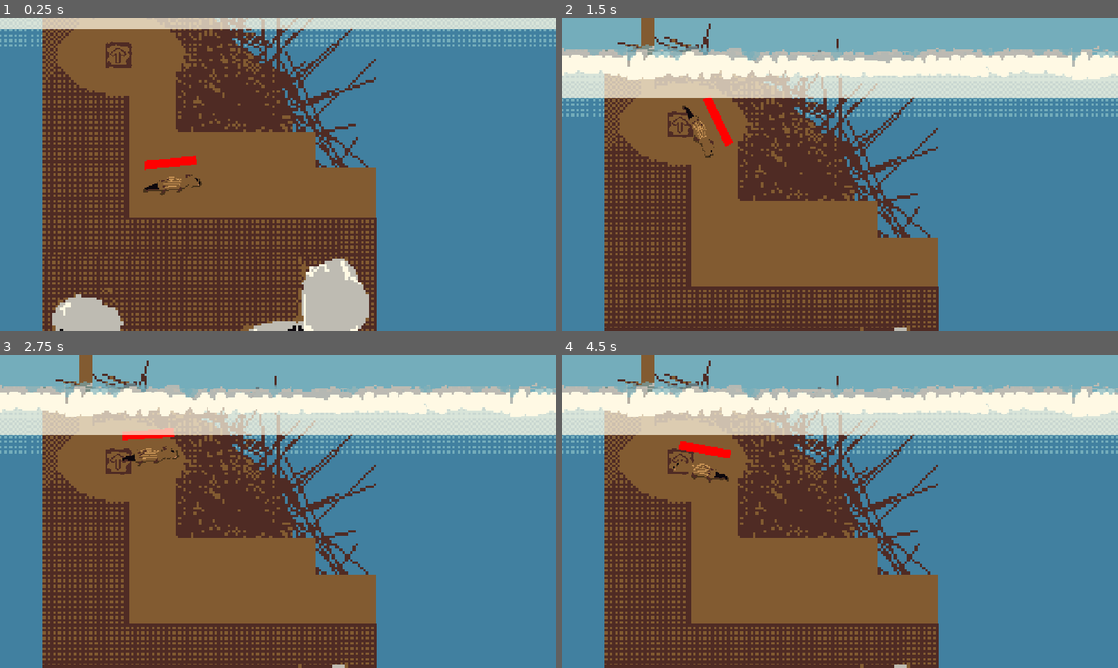
Above: before the commit, frames 1-4 (two rows, left to right).
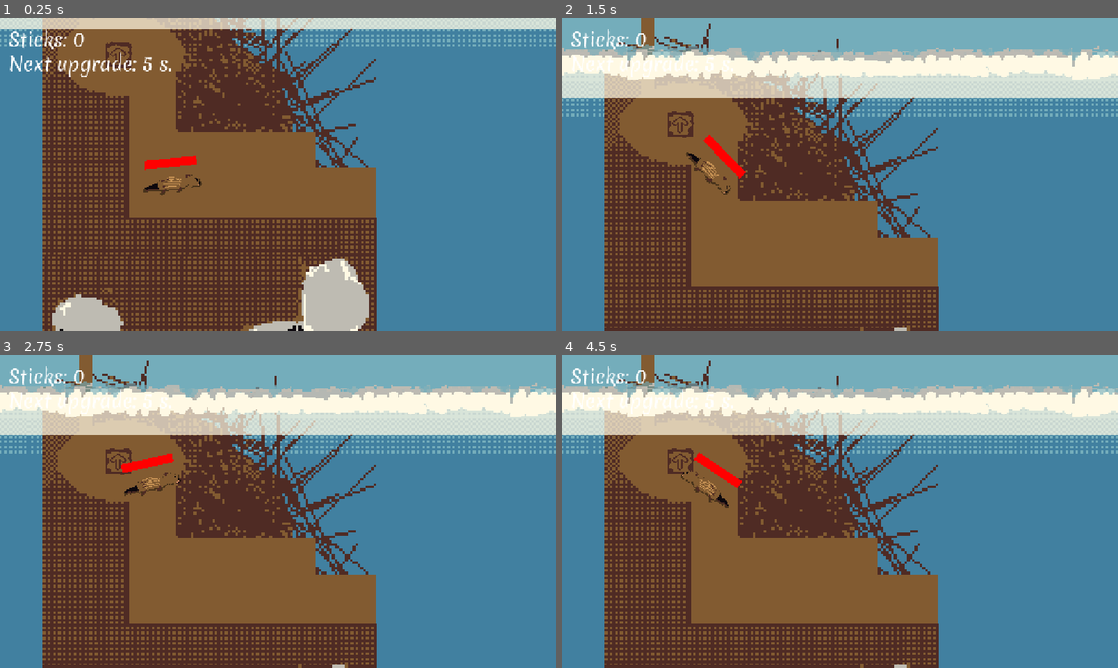
Above: after the commit, the same moments.

Repository: Joey451-OG/5499-Project-1
Game: Godot game, scene res://Scenes/main.tscn
The game is run twice, just before and just after one commit, with the same random seed, the same clock (stepped at 60 frames per second) and the same inputs.
Inputs (mouse positions are in pixels of both pictures, inside the frame that each line leads up to):
- Up to frame 1 (0.25 s): no input
- Up to frame 2 (1.5 s): move the mouse to (678, 49) at 0.52 s; hold Space (swim) 0.53-1.28 s; move the mouse to (728, 190) at 1.27 s; tap Space (swim) at 1.35 s
- Up to frame 3 (2.75 s): tap Enter at 2 s; move the mouse to (333, 442) at 2.02 s; hold Space (swim) from 2.03 s (still down)
- Up to frame 4 (4.5 s): move the mouse to (812, 574) at 2.77 s; release Space (swim) at 2.78 s; tap Space (swim) at 2.85, 3.5, 4.35 s; move the mouse to (1006, 558) at 3.52 s; hold Space (swim) 3.53-4.28 s; tap Enter at 4.25 s; move the mouse to (673, 464) at 4.27 s

The runs differ from the first frame. In frame 1, 0.7% of the frame differs, in the area x 1-31%, y 3-19%; in frame 2, 1.3%, in the area x 1-33%, y 3-57%; in frame 3, 1.2%; in frame 4, 1.3%.

Commit message:
Playtest | Buffed HLC and Speed on Breaker upgrade
Also added screen 4.

Screen 4 was impossible to complete without these buffs. Buffs work by
adding 0.2 to all ability multiplers whenever the game detects the
breaker upgrade was aquired.

Diff:
--- a/Scenes/main.tscn
+++ b/Scenes/main.tscn
@@ -18,6 +18,7 @@
 [ext_resource type="Texture2D" uid="uid://bn7h7bmv0h1d2" path="res://Assets/Sprites/Base_Ground_Tile.png" id="10_k12tt"]
 [ext_resource type="Texture2D" uid="uid://cbjlpck3ewqkb" path="res://Assets/Sprites/Breakable_Connecting_Ground_Tile.png" id="11_h1bgf"]
 [ext_resource type="PackedScene" uid="uid://c6mlg57uvnay7" path="res://Scenes/Upgrade_Station.tscn" id="13_jkdf5"]
+[ext_resource type="Texture2D" uid="uid://clsejmjgpej8q" path="res://Assets/Sprites/Breakable_Base_Ground_Tile.png" id="14_hibaj"]
 [ext_resource type="PackedScene" uid="uid://b4se2le0vcwid" path="res://Scenes/IceSpike.tscn" id="16_h1bgf"]
 
 [sub_resource type="WorldBoundaryShape2D" id="WorldBoundaryShape2D_kyqiw"]
@@ -504,6 +505,78 @@
 texture = ExtResource("9_fdnlq")
 state = 4
 
+[node name="scr3_bottom_right" type="Node" parent="Textures/Enviroment" unique_id=1525268998]
+
+[node name="Env" parent="Textures/Enviroment/scr3_bottom_right" unique_id=1887805748 instance=ExtResource("6_d1ilt")]
+position = Vector2(4559.5, 1788.5)
+scale = Vector2(2.234375, 5.140624)
+texture = ExtResource("14_hibaj")
+state = 7
+
+[node name="Env3" parent="Textures/Enviroment/scr3_bottom_right" unique_id=1654237831 instance=ExtResource("6_d1ilt")]
+position = Vector2(4561.5, 1602.0001)
+scale = Vector2(2.1599998, 2.1599998)
+texture = ExtResource("10_k12tt")
+state = 3
+
+[node name="Env2" parent="Textures/Enviroment/scr3_bottom_right" unique_id=845563142 instance=ExtResource("6_d1ilt")]
+position = Vector2(4763, 1601)
+scale = Vector2(5.281249, 2.15625)
+texture = ExtResource("9_fdnlq")
+state = 4
+
+[node name="scr3_lock" type="Node" parent="Textures/Enviroment" unique_id=911144842]
+
+[node name="Env6" parent="Textures/Enviroment/scr3_lock" unique_id=307603347 instance=ExtResource("6_d1ilt")]
+z_index = -1
+position = Vector2(3871, 1016)
+scale = Vector2(1.09375, 4.7812505)
+texture = ExtResource("11_h1bgf")
+state = 8
+
+[node name="Env5" parent="Textures/Enviroment/scr3_lock" unique_id=1637620982 instance=ExtResource("6_d1ilt")]
+z_index = -1
+position = Vector2(3880, 1195.0001)
+scale = Vector2(1.3750029, 1.3750029)
+texture = ExtResource("10_k12tt")
+state = 3
+
+[node name="Env" parent="Textures/Enviroment/scr3_lock" unique_id=1771633285 instance=ExtResource("6_d1ilt")]
+z_index = -1
+position = Vector2(4735, 1195)
+scale = Vector2(6.312496, 1.374999)
+texture = ExtResource("9_fdnlq")
+state = 4
+
+[node name="Env2" parent="Textures/Enviroment/scr3_lock" unique_id=394388621 instance=ExtResource("6_d1ilt")]
+z_index = -1
+position = Vector2(4490, 1195)
+scale = Vector2(6.312496, 1.374999)
+texture = ExtResource("9_fdnlq")
+state = 4
+
+[node name="Env3" parent="Textures/Enviroment/scr3_lock" unique_id=2104161015 instance=ExtResource("6_d1ilt")]
+z_index = -1
+position = Vector2(4174.0005, 1195)
+scale = Vector2(6.312496, 1.374999)
+texture = ExtResource("9_fdnlq")
+state = 4
+
+[node name="Env4" parent="Textures/Enviroment/scr3_lock" unique_id=1066703085 instance=ExtResource("6_d1ilt")]
+z_index = -1
+position = Vector2(4028.5, 1195)
+scale = Vector2(3.921874, 1.374999)
+texture = ExtResource("9_fdnlq")
+state = 4
+
+[node name="scr3_mound" type="Node" parent="Textures/Enviroment" unique_id=227416534]
+
+[node name="Env" parent="Textures/Enviroment/scr3_mound" unique_id=1082773638 instance=ExtResource("6_d1ilt")]
+position = Vector2(3552, 1797)
+scale = Vector2(12.28125, 6.6562495)
+texture = ExtResource("10_k12tt")
+state = 3
+
 [node name="DepthsGround" type="Node" parent="Textures/Enviroment" unique_id=519998459]
 
 [node name="Env" parent="Textures/Enviroment/DepthsGround" unique_id=1988224238 instance=ExtResource("6_d1ilt")]
@@ -704,6 +777,22 @@
 [node name="Pickup15" parent="Pickups" unique_id=1503886419 instance=ExtResource("4_jjvhh")]
 position = Vector2(4773, 813)
 
+[node name="Pickup16" parent="Pickups" unique_id=1139895266 instance=ExtResource("4_jjvhh")]
+position = Vector2(4773, 1146)
+
+[node name="Pickup17" parent="Pickups" unique_id=1106385217 instance=ExtResource("4_jjvhh")]
+position = Vector2(3591, 869)
+rotation = 1.9233
+
+[node name="Pickup18" parent="Pickups" unique_id=79612214 instance=ExtResource("4_jjvhh")]
+position = Vector2(4644, 1527)
+
+[node name="Pickup19" parent="Pickups" unique_id=188908097 instance=ExtResource("4_jjvhh")]
+position = Vector2(4773, 1913)
+
+[node name="Pickup20" parent="Pickups" unique_id=1838740771 instance=ExtResource("4_jjvhh")]
+position = Vector2(4160, 1913)
+
 [node name="Areas" type="Node" parent="." unique_id=1348208264]
 
 [node name="Air" type="Area2D" parent="Areas" unique_id=957781194]
@@ -748,8 +837,11 @@
 position = Vector2(4449, 13.000008)
 scale = Vector2(3.595, 3.595)
 
+[node name="IceSpike5" parent="Obsticals" unique_id=243256008 instance=ExtResource("16_h1bgf")]
+position = Vector2(4193, 1219)
+scale = Vector2(2.82, 2.82)
+
 [node name="CanvasLayer" parent="." unique_id=1794298050 instance=ExtResource("6_21xkr")]
-visible = false
 
 [editable path="Cameras/Camera"]
 [editable path="Cameras/Camera2"]
--- a/Scripts/gdscript/Globals.gd
+++ b/Scripts/gdscript/Globals.gd
@@ -4,6 +4,8 @@
 signal pointsUntilUpdate
 
 enum PlayerState {IDLE, SWIMING, DROWNED}
+
+@export var ramped_ability_increase_percentage := 0.2
 
 var points := 0 :
 	set(value):
@@ -15,9 +17,10 @@
 		points_until_next_upgrade = value
 		emit_signal("pointsUntilUpdate")
 
-var god_mode : bool = true
+var god_mode : bool = false
 var vignette_scale : float = 0.0
 var p_state : PlayerState = PlayerState.IDLE
+var added_upgrade_lock := false
 
 var current_abilities := {
 	"higher_lc" : false, # Higher lung capacity
@@ -34,3 +37,12 @@
 	if god_mode:
 		for key in current_abilities.keys():
 			current_abilities[key] = true
+
+func _process(delta: float) -> void:
+	_check_for_ramped_abilites()
+
+func _check_for_ramped_abilites():
+	if current_abilities["breaker"] and not added_upgrade_lock:
+		added_upgrade_lock = true
+		for key in ability_modifiers.keys():
+			ability_modifiers[key] += ramped_ability_increase_percentage
